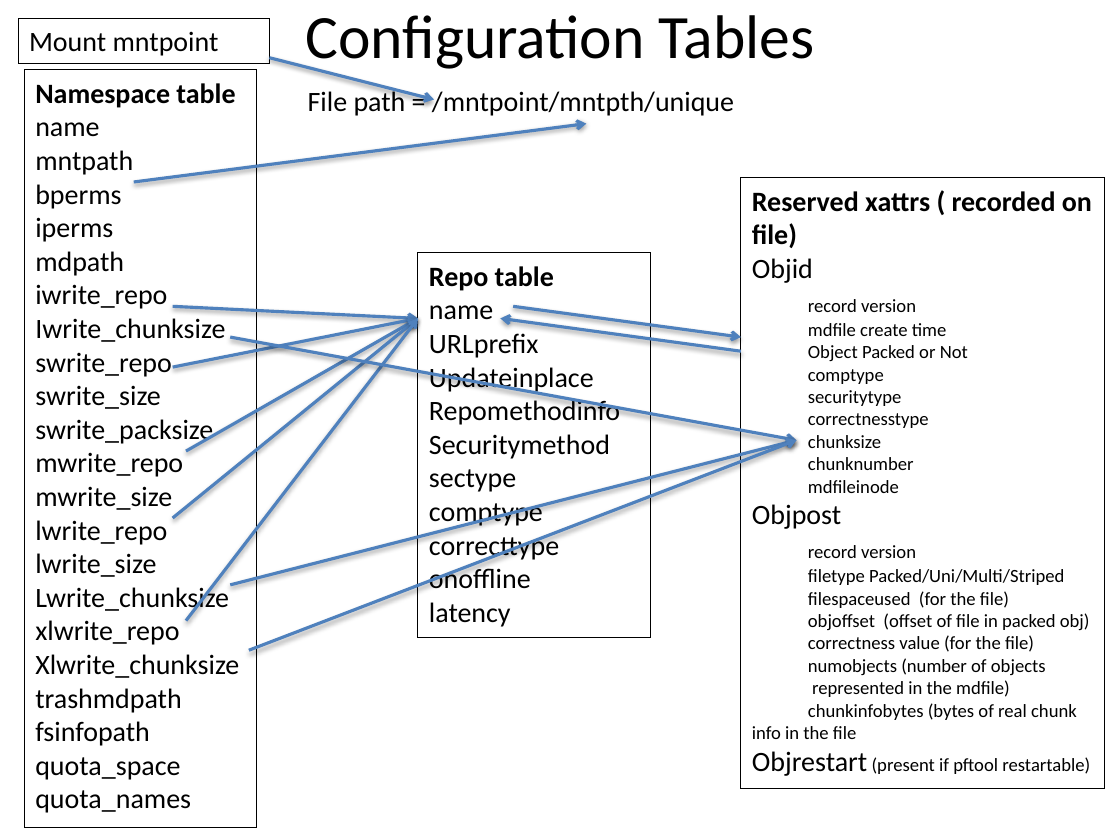
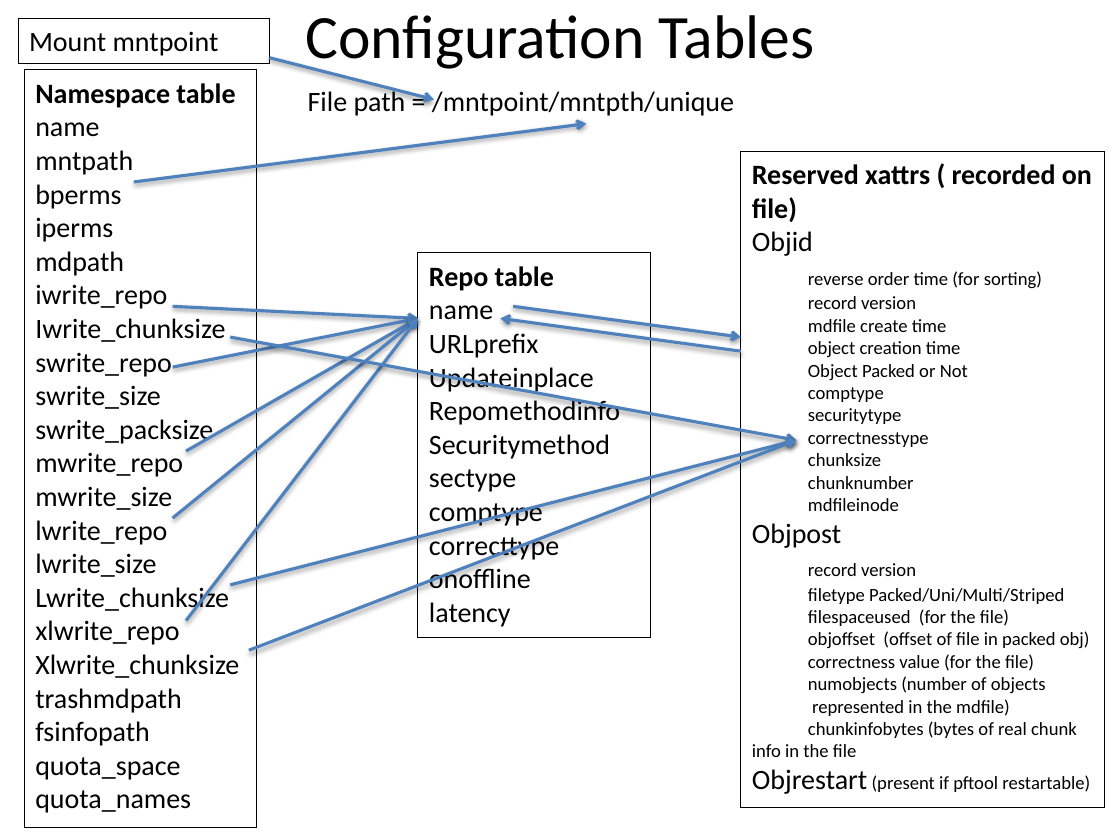
Before and after one commit to mar-file-system/marfs, a slide deck: slide 7 of Documentation/MarFS.pptx. Drawn at 1120x840 pixels with LibreOffice and Linux fonts; fonts in the diff are those of the drawing. Boxes give left, top, right and bottom in pixels: in the first picture for what was removed or moved away, otherwise in the second. Text is boxed around its words. In the diff, an @@ line names an element or a change of style, - is before the commit and + after.

```diff
--- a/Documentation/MarFS.pptx
+++ b/Documentation/MarFS.pptx
@@ rectangle "Reserved xattrs ( recorded on ...": place and size @@
-rectangle "Reserved xattrs ( recorded on ..." at <box>741,178,1105,788</box>
+rectangle "Reserved xattrs ( recorded on ..." at <box>741,151,1105,808</box>
@@ text in rectangle at <box>808,271,1042,289</box>: paragraph added @@
+reverse order time (for sorting)
@@ text in rectangle at <box>808,341,961,357</box>: paragraph added @@
+object creation time
```
Also in this commit, not shown: 2 other files.
